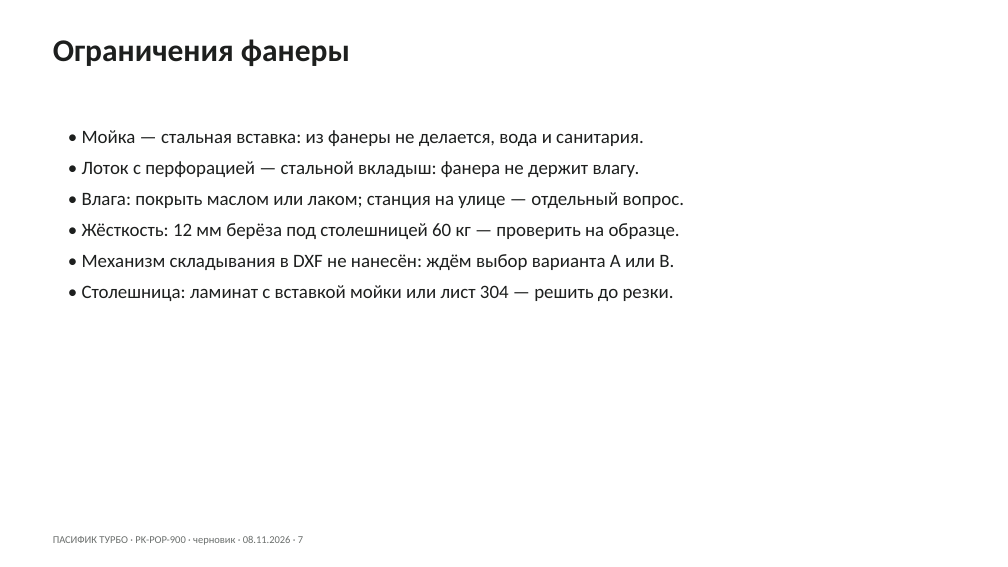
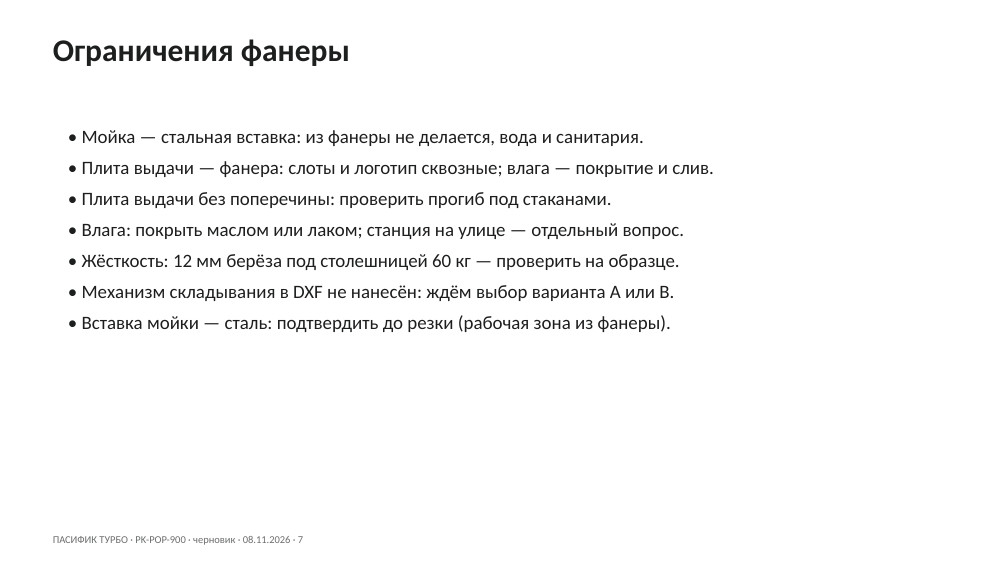
Before and after one commit to horaanlika-droid/pacific, a slide deck: slide 7 of docs/popup/PK-POP-900_prezentatsiya.pptx. Drawn at 1008x567 pixels with LibreOffice and Linux fonts; fonts in the diff are those of the drawing. Boxes give left, top, right and bottom in pixels: in the first picture for what was removed or moved away, otherwise in the second. Text is boxed around its words. In the diff, an @@ line names an element or a change of style, - is before the commit and + after.

Commit message:
попап: плита выдачи из фанеры 12 мм (PK-POP-07, слоты и логотип), боковины 1038, презентация и концепция рев. 2

```diff
--- a/docs/popup/PK-POP-900_prezentatsiya.pptx
+++ b/docs/popup/PK-POP-900_prezentatsiya.pptx
@@ text at box(82, 161, 714, 208): text changed @@
-• Лоток с перфорацией — стальной вкладыш: фанера не держит влагу.
+• Плита выдачи — фанера: слоты и логотип сквозные; влага — покрытие и слив.
+• Плита выдачи без поперечины: проверить прогиб под стаканами.
@@ text at box(82, 315, 671, 332): text changed @@
-• Столешница: ламинат с вставкой мойки или лист 304 — решить до резки.
+• Вставка мойки — сталь: подтвердить до резки (рабочая зона из фанеры).
```
Also in this commit, not shown: 4 other slides changed, 15 other files.
